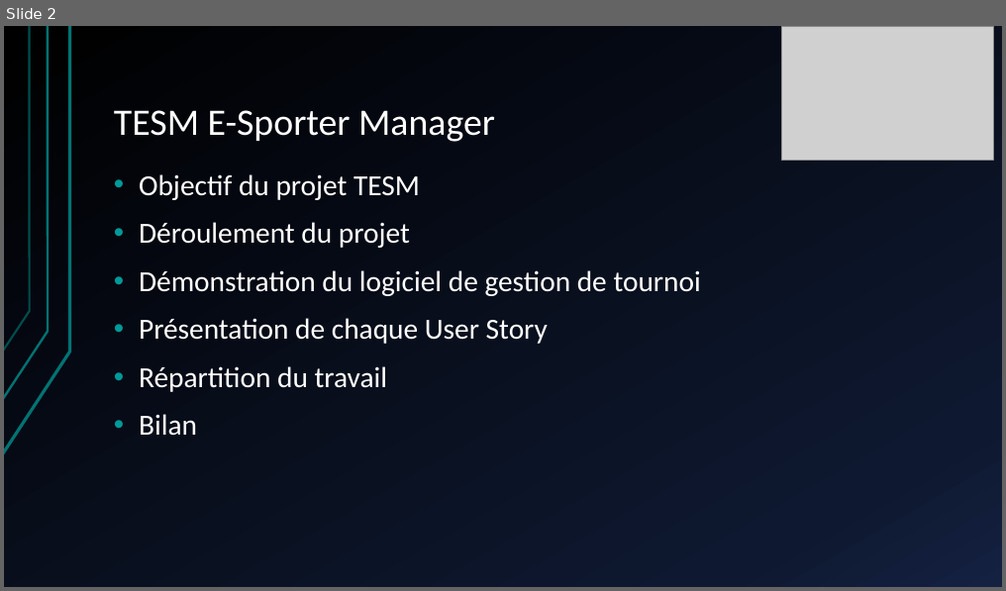
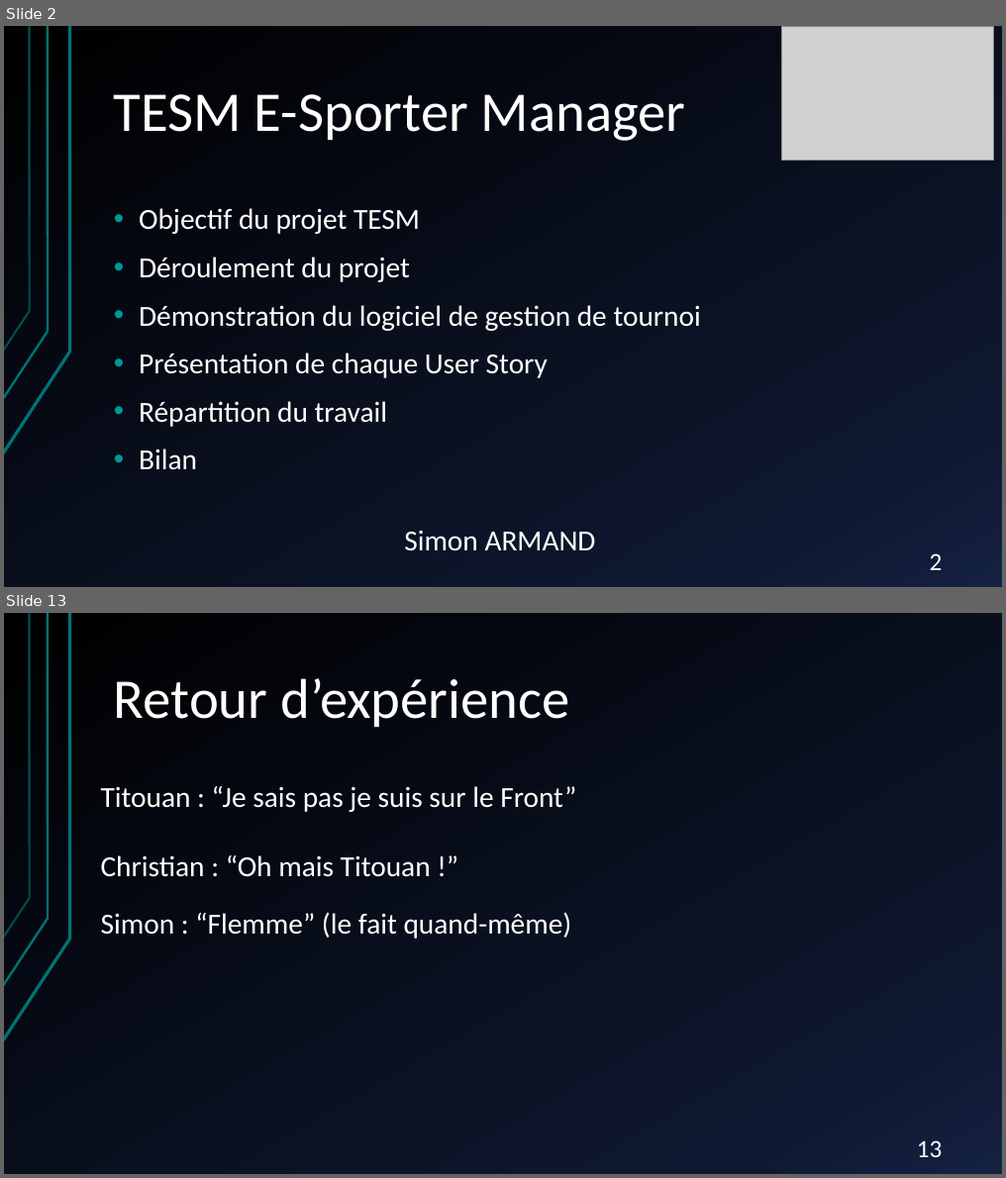
Before and after one commit to gamingdy/tesm-esport-manager, a slide deck: TESM E-Sporter Manager.pptx. Shown one above the other, each under a label of ours: slide 2 before the commit, slides 2 and 13 after it; the slides between them are not shown. The pictures are 1006x591 and 1006x1178 pixels, drawn with LibreOffice and Linux fonts; fonts in the diff are those of the drawing; grey boxes stand for pictures. Boxes give left, top, right and bottom in pixels: in the first picture for what was removed or moved away, otherwise in the second. Text is boxed around its words. In the diff, an @@ line names an element or a change of style, - is before the commit and + after.

```diff
--- a/TESM E-Sporter Manager.pptx
+++ b/TESM E-Sporter Manager.pptx
@@ slide 13 added at bbox=[4, 613, 1002, 1174], background gradient #000000 to #0F1931 to #142242; not listed: 3 template elements that a slide beside it also shows @@
@@ title added at bbox=[114, 678, 570, 727], 54 pt, text #FFFFFF @@
+Retour d’expérience
@@ text added at bbox=[101, 786, 576, 812], 28 pt, text #FFFFFF @@
+Titouan : “Je sais pas je suis sur le Front”
@@ text added at bbox=[101, 856, 431, 877], 28 pt, text #FFFFFF @@
+Christian : “Oh mais Titouan !”
@@ text added at bbox=[101, 912, 572, 939], 28 pt, text #FFFFFF @@
+Simon : “Flemme” (le fait quand-même)
@@ page number added at bbox=[917, 1141, 943, 1157], 24 pt, text #FFFFFF @@
+13
@@ slide 2 changed as well @@
@@ title "TESM E-Sporter Manager" at bbox=[114, 94, 686, 141]: size 36 to 54 pt @@
@@ text "Objectif du projet TESM": place and size @@
-text "Objectif du projet TESM" at bbox=[139, 174, 701, 436]
+text "Objectif du projet TESM" at bbox=[139, 208, 701, 471]
@@ text added at bbox=[404, 531, 596, 552], 28 pt, text #FFFFFF @@
+Simon ARMAND
@@ page number added at bbox=[930, 554, 943, 570], 24 pt, text #FFFFFF @@
+2
```
Also in this commit, not shown: 1 other slide changed, 12 other slides added, 9 slides removed.
